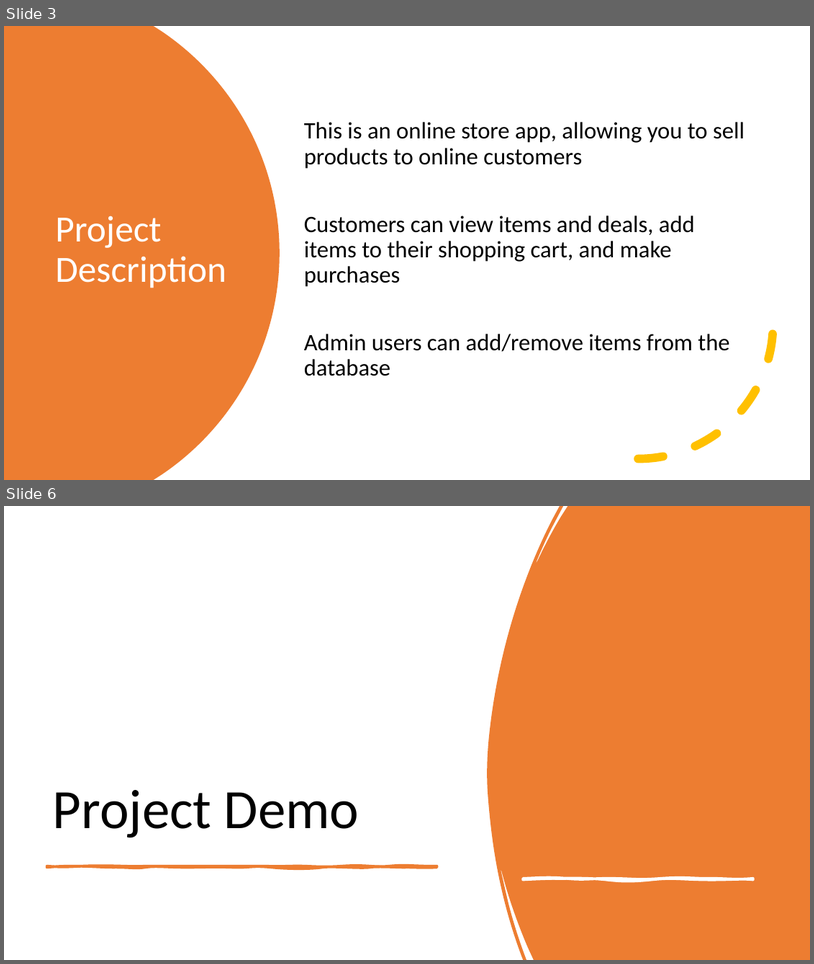
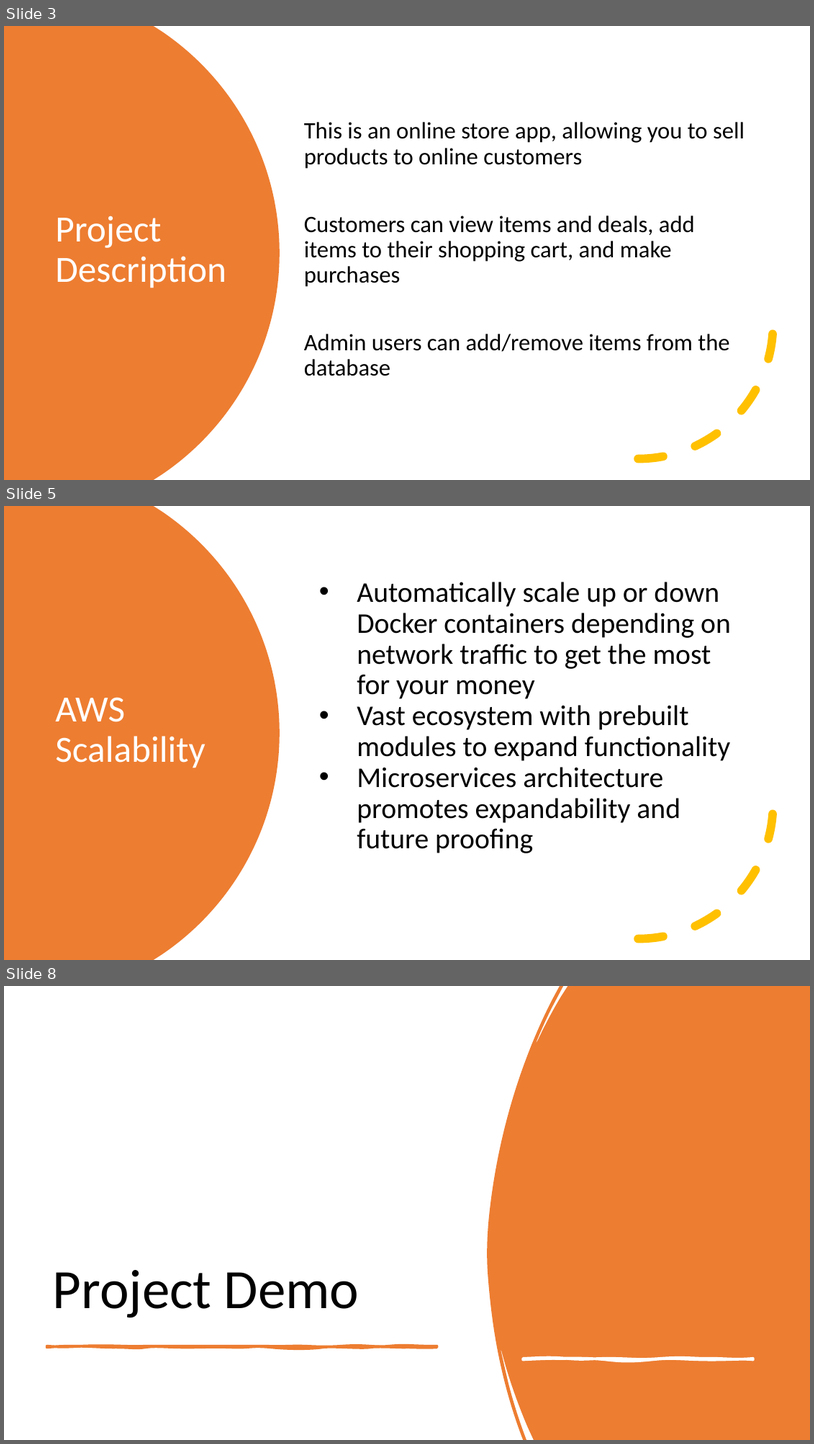
Before and after one commit to ZachDevore/Team10Project, a slide deck: The Store App.pptx. Shown one above the other, each under a label of ours: slides 3 and 6 before the commit, slides 3, 5 and 8 after it; the slides between them are not shown. The pictures are 814x964 and 814x1444 pixels, drawn with LibreOffice and Linux fonts; fonts in the diff are those of the drawing. Boxes give left, top, right and bottom in pixels: in the first picture for what was removed or moved away, otherwise in the second. Text is boxed around its words. In the diff, an @@ line names an element or a change of style, - is before the commit and + after.

```diff
--- a/The Store App.pptx
+++ b/The Store App.pptx
@@ slide 5 added at bbox=[4, 506, 810, 960], background #FFFFFF @@
@@ freeform shape added at bbox=[4, 506, 280, 960], fill #ED7D31 @@
@@ text added at bbox=[357, 582, 731, 853], 34 pt, text #000000 @@
+• Automatically scale up or down Docker containers depending on network traffic to get the most for your money
+• Vast ecosystem with prebuilt modules to expand functionality
+• Microservices architecture promotes expandability and future proofing
@@ arc (boxed as its full ellipse) added at bbox=[504, 669, 774, 939], outline #FFC000 10 pt dashed @@
@@ title added at bbox=[55, 697, 205, 768], 44 pt, text #FFFFFF @@
+AWS Scalability
@@ what was slide 6 is now slide 8 @@
```
Also in this commit, not shown: 2 slides changed, 2 other slides added.
